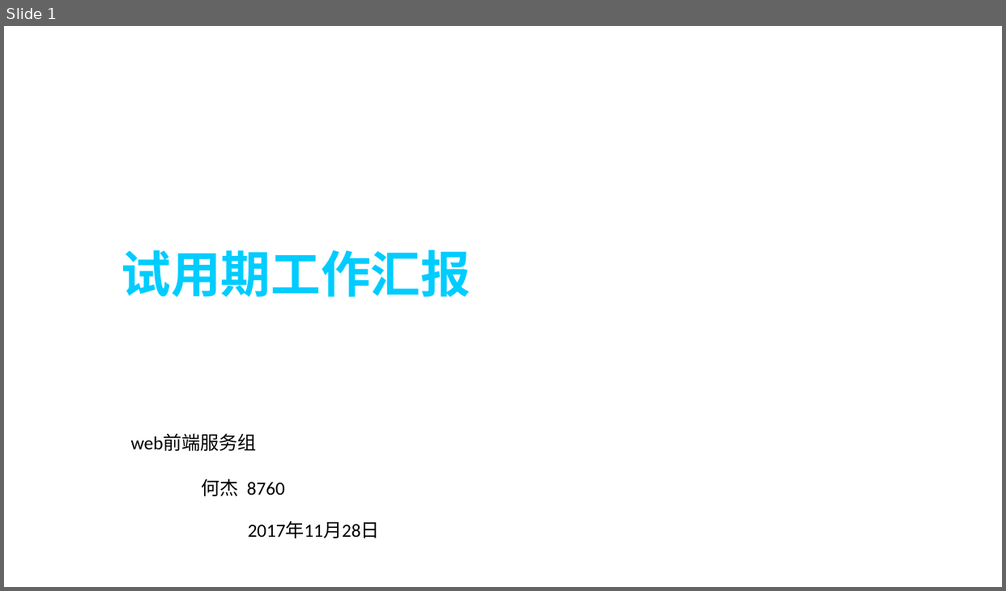
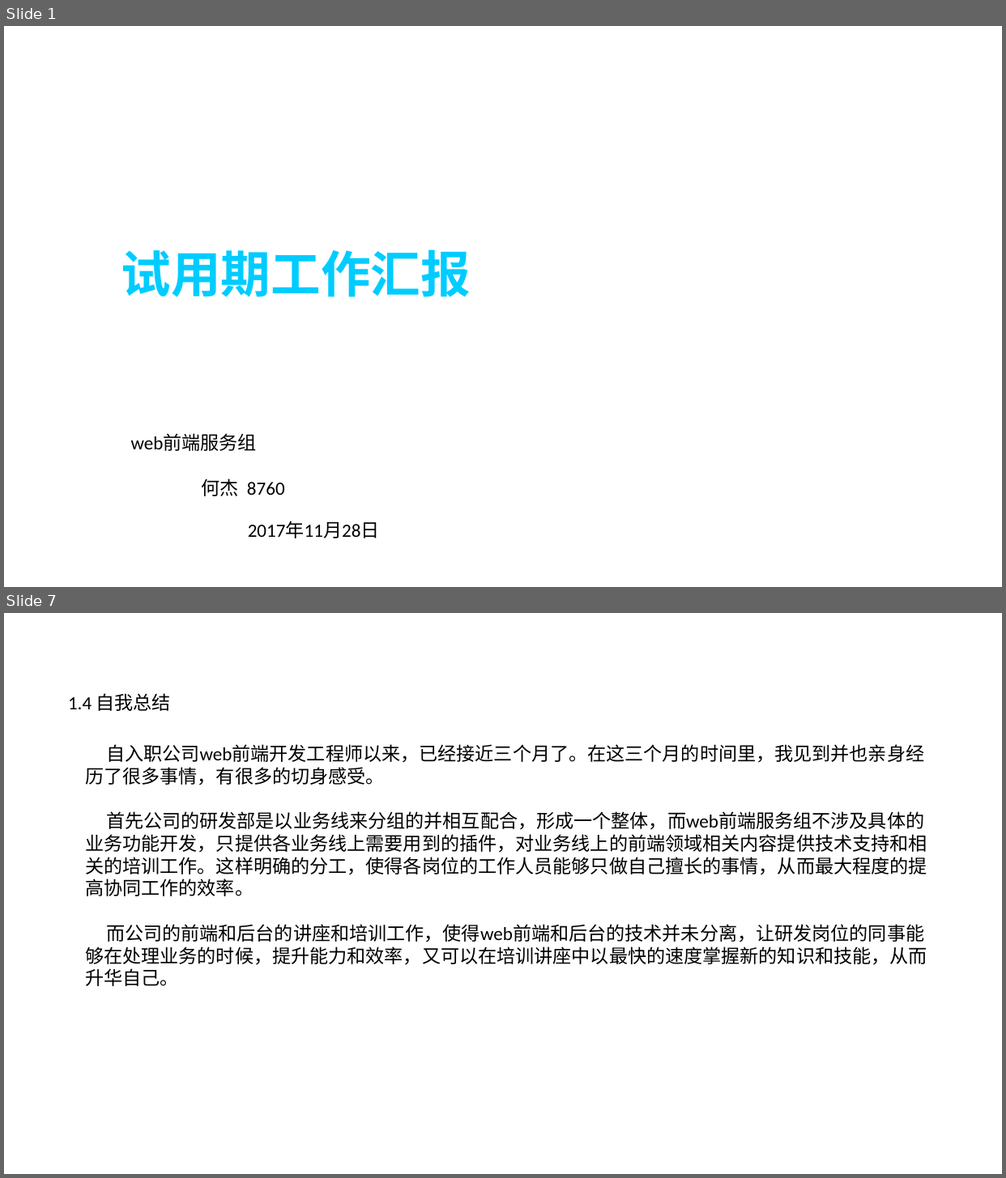
Before and after one commit to hiliny/lessonProject, a slide deck: documents/工作汇报.pptx. Shown one above the other, each under a label of ours: slide 1 before the commit, slides 1 and 7 after it; the slides between them are not shown. The pictures are 1006x591 and 1006x1178 pixels, drawn with LibreOffice and Linux fonts; fonts in the diff are those of the drawing; background and template pictures are left out. Boxes give left, top, right and bottom in pixels: in the first picture for what was removed or moved away, otherwise in the second. Text is boxed around its words. In the diff, an @@ line names an element or a change of style, - is before the commit and + after.

```diff
--- a/documents/工作汇报.pptx
+++ b/documents/工作汇报.pptx
@@ slide 7 added at <box>4,613,1002,1174</box>, background picture (left out) @@
@@ text added at <box>68,693,170,711</box>, 18 pt, text #000000 @@
+1.4 自我总结
@@ text added at <box>85,744,927,986</box>, 18 pt, text #000000 @@
+自入职公司web前端开发工程师以来，已经接近三个月了。在这三个月的时间里，我见到并也亲身经历了很多事情，有很多的切身感受。
+首先公司的研发部是以业务线来分组的并相互配合，形成一个整体，而web前端服务组不涉及具体的业务功能开发，只提供各业务线上需要用到的插件，对业务线上的前端领域相关内容提供技术支持和相关的培训工作。这样明确的分工，使得各岗位的工作人员能够只做自己擅长的事情，从而最大程度的提高协同工作的效率。
+而公司的前端和后台的讲座和培训工作，使得web前端和后台的技术并未分离，让研发岗位的同事能够在处理业务的时候，提升能力和效率，又可以在培训讲座中以最快的速度掌握新的知识和技能，从而升华自己。
```
Also in this commit, not shown: 9 other slides added, 6 slides removed.
